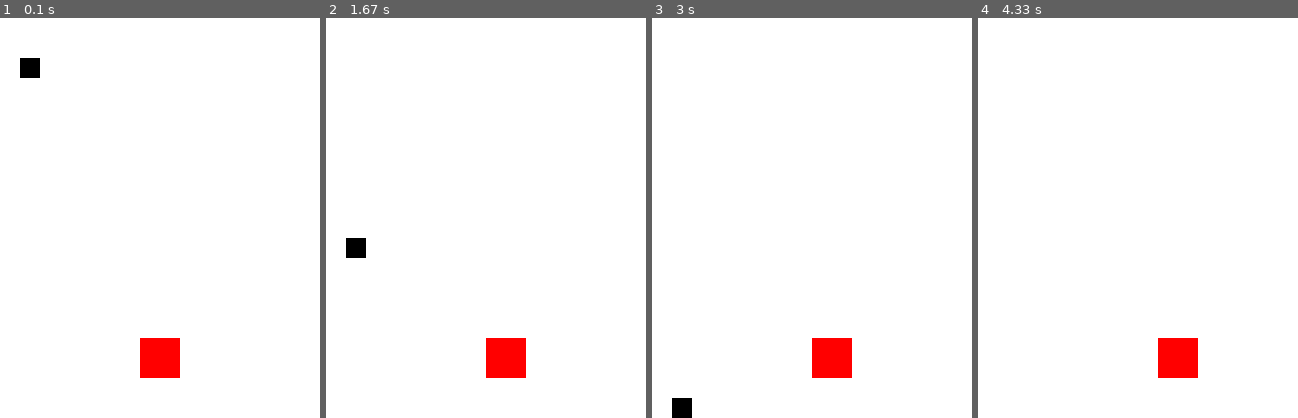
Above: before the commit, frames 1-4 (left to right).
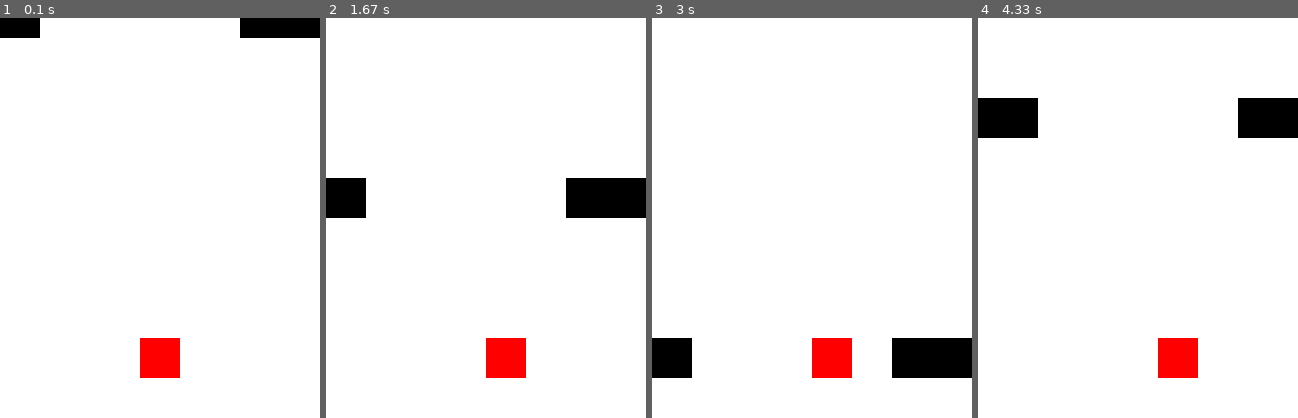
Above: after the commit, the same moments.

Repository: SHC-Robotics-Team-8255/robotics-pygame-rml
Game: pygame game, started from game.py
Same seed, same stepped clock (60 frames per second), same inputs: the game is played once before the commit and once after it.
Inputs:
- Up to frame 1 (0.1 s): no input
- Up to frame 2 (1.67 s): hold Right 0.33-0.8 s; hold Right 0.83-1.3 s; hold Left from 1.33 s (still down)
- Up to frame 3 (3 s): release Left at 1.87 s; hold Left 1.9-2.3 s; hold Right 2.33-2.97 s
- Up to frame 4 (4.33 s): hold Left 3-3.47 s; hold Right 3.5-3.97 s; hold Right from 4 s (still down)

The runs differ from the first frame. In frame 1, 2.2% of the frame differs, in the area x 0-100%, y 0-15%; in frame 2, 4.1%, in the area x 0-100%, y 40-60%; in frame 3, 4.1%; in frame 4, 3.8%.

Commit message:
Update game.py

Diff:
--- a/game.py
+++ b/game.py
@@ -18,13 +18,13 @@
         self.field = np.zeros((col_blocks, row_blocks), int)
         # self.field = [[0].copy() * row_blocks].copy() * col_blocks
 
-        self.field[1][1] = 1
+        # self.field[1][1] = 1
 
         self.gate_width = 10
 
         self.padding = 2
 
-        self.next_gate = False
+        self.next_gate = True
 
         self.layers_per_gate = 2
 
@@ -38,7 +38,7 @@
         gate_left_start = random.randrange(self.padding, self.row_width - self.padding - self.gate_width)
 
         for i in range(gate_left_start, gate_left_start + self.gate_width):
-            gate[i] = 1
+            gate[i] = 0
 
         return gate
 
@@ -46,9 +46,18 @@
         self.gate_width = max(2, self.gate_width - 1)
 
     def update(self):
+        if self.field[19][0] == 1 and not self.next_gate:
+            self.next_gate = True
+            self.gate = self.generate_gate()
         self.field = np.delete(self.field, 19, 0)
-        # if ()
-        self.field = np.insert(self.field, 0, np.zeros(self.row_width, int), 0)
+        if self.next_gate:
+            self.field = np.insert(self.field, 0, self.gate, 0)
+            self.layers_left -= 1
+            if self.layers_left == 0:
+                self.next_gate = False
+                self.layers_left = self. layers_per_gate
+        else:
+            self.field = np.insert(self.field, 0, np.zeros(self.row_width, int), 0)
 
     def __repr__(self):
         return " " + self.field.__repr__().replace("],", "],\n ")
